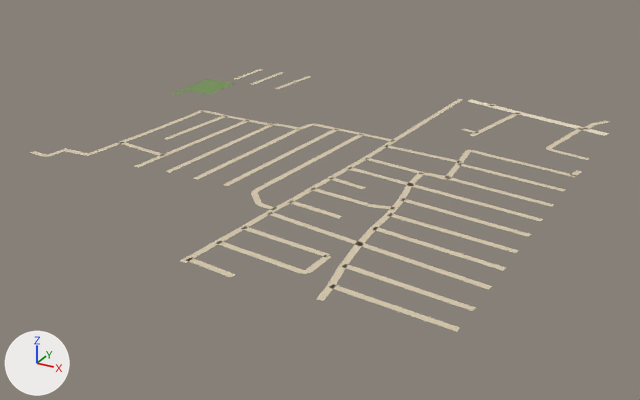
The glTF model public/assets/bengaluru-region-v1/tiles/t4_-31-l1.glb as it was, and as the next commit left it.
Camera for both pictures: a 50 mm camera at (2664.0, -15979.0, 318.0) aimed at (2269.0, -15261.0, -41.0). Every picture has the same lights, and +X, +Y and +Z are marked at lower left. The picture after the commit comes second.

Names of what the first picture shows: 'ground'.
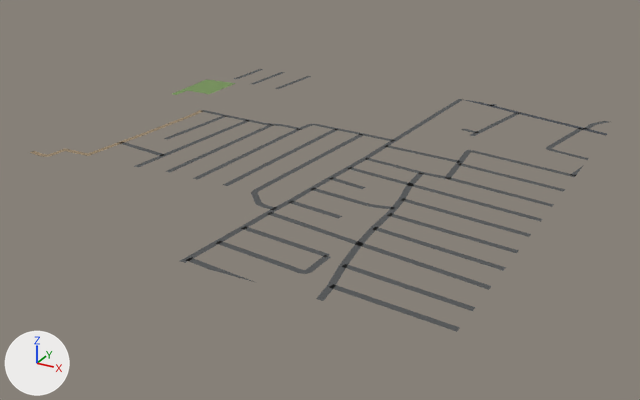
Changed parts and their boxes [x1, y1, x2, y2] in the pictures (640 x 400 px; the box of a moved part takes in the faces that stretch with it):
'ground', reshaped: before [29, 69, 609, 332]; after [30, 69, 608, 332]
part 1 of me_ground, moved or reshaped: before [29, 148, 89, 156]; after [30, 149, 88, 156]
part 2 of me_ground, moved or reshaped: before [180, 99, 609, 332]; after [180, 99, 608, 332]
part 3 of me_ground, moved or reshaped: [234, 69, 311, 89] in both
part 4 of me_ground, recoloured: [35, 104, 597, 301] in both

The change in detail:
me_ground is used by ob_ground; location (2000.0, -15500.0, 0.0).
Verts and faces of me_ground; kept vertices keep their numbers, new ones are numbered from 483.
Before the commit, vertices of me_ground: 18 (28.0, 138.0, 1.0) at pixel (63, 151), 19 (24.0, 145.0, 1.0) at pixel (65, 148), 26 (9.0, 116.0, 1.0) at pixel (35, 154), 27 (10.0, 122.0, 1.0) at pixel (40, 152), 28 (0.0, 118.0, 1.0) at pixel (29, 152).
Before the commit, vertices of me_ground: 29 (0.0, 124.0, 1.0) at pixel (34, 150).
me_ground had 483 vertices, 395 faces and spanned x 0.0..503.0, y -3.0..505.0, z 1.0.
me_ground now has 510 vertices, 422 faces and spans x 0.0..500.0, y 0.0..500.0, z 1.0.
Part 1, on me_ground:
Faces deleted: (26, 27, 29), (26, 29, 28).
Vertex 19 moves to (23.0, 144.0, 1.0), pixel (64, 148).
Vertex 18 moves to (28.0, 138.0, 1.0), pixel (64, 151).
New faces: (26, 27, 28), (27, 29, 28).
Part 2, on me_ground:
52 vertices are removed from x 303.0..503.0, y -3.0..505.0, z 1.0.
78 faces are deleted.
5 vertices in x 421.0..428.0, y 117.0..295.0, z 1.0 move by (-2.0, 0.0, 0.0).
3 vertices in x 403.0..431.0, y 218.0..255.0, z 1.0 move by (3.0, 0.0, 0.0).
3 vertices in x 431.0..439.0, y 15.0..179.0, z 1.0 move by (5.0, 0.0, 0.0).
22 vertices move from x 309.0..499.0, y 34.0..501.0, z 1.0 to x 309.0..500.0, y 34.0..500.0, z 1.0.
58 vertices are added at x 305.0..500.0, y 0.0..500.0, z 1.0.
10 new vertices lie (1.0, 6.0, 0.0) away from vertices in x 394.0..496.0, y 43.0..479.0, z 1.0.
5 new vertices lie (2.0, 7.0, 0.0) away from vertices in x 356.0..495.0, y 452.0..489.0, z 1.0.
99 new faces join them.
Part 3, on me_ground:
5 vertices are removed from x 37.0..109.0, y 465.0..471.0, z 1.0.
12 faces are deleted.
6 vertices are added at (105.0, 485.0, 1.0), (102.0, 458.0, 1.0), (66.0, 491.0, 1.0), (63.0, 462.0, 1.0), (33.0, 499.0, 1.0), (37.0, 470.0, 1.0).
5 new vertices lie (6.0, 0.0, 0.0) away from vertices in x 33.0..105.0, y 458.0..499.0, z 1.0.
18 new faces join them.
me_ground part 4: 292 kept faces spanning x 9.0..500.0, y 1.0..500.0, z 1.0 get new vertex colours; the middle colour goes from beige #d7c9ae to dark grey #535556.
